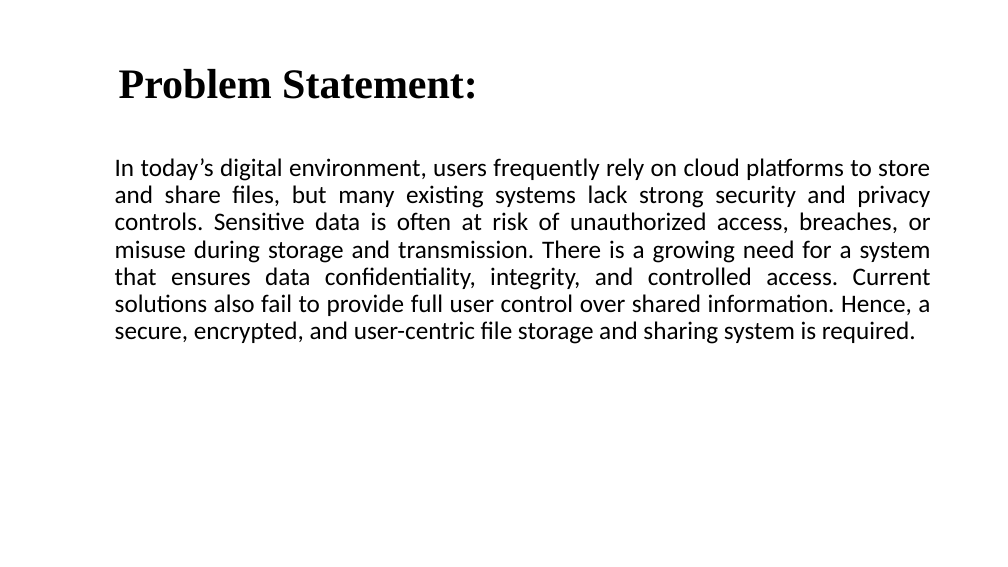
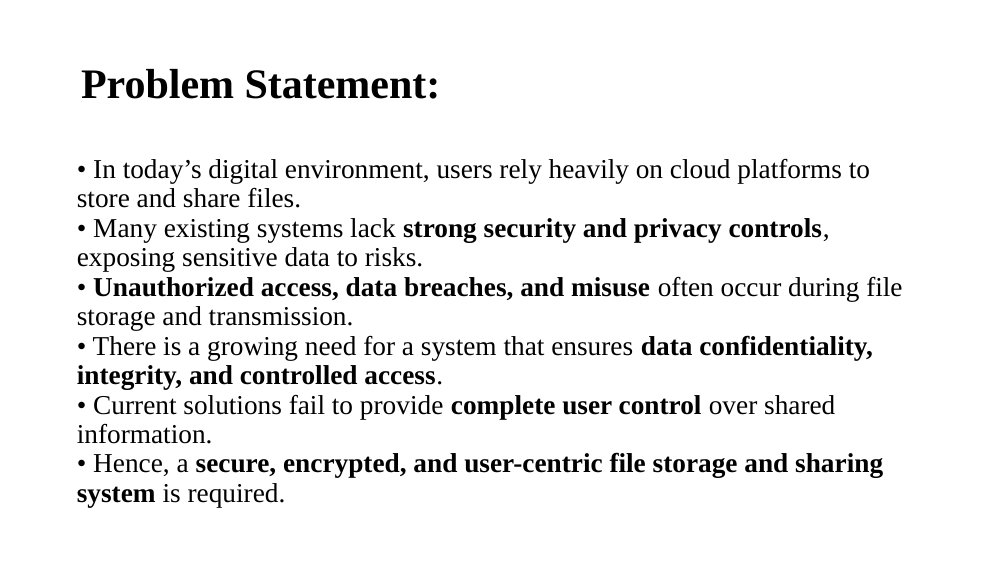
Before and after one commit to nazeer77718/securecloud-sharing-system, a slide deck: slide 15 of secure-cloud.pptx (slide 6 before the commit). Drawn at 1008x567 pixels with LibreOffice and Linux fonts; fonts in the diff are those of the drawing. Boxes give left, top, right and bottom in pixels: in the first picture for what was removed or moved away, otherwise in the second. Text is boxed around its words. In the diff, an @@ line names an element or a change of style, - is before the commit and + after.

```diff
--- a/secure-cloud.pptx
+++ b/secure-cloud.pptx
@@ title "Problem Statement:": place and size @@
-title "Problem Statement:" at <box>119,69,478,99</box>
+title "Problem Statement:" at <box>81,69,441,99</box>
@@ text at <box>77,158,902,507</box>: text changed; size 24 to 26 pt; font Calibri to Times New Roman @@
-  In today’s digital environment, users frequently rely on cloud platforms to store and share files, but many existing systems lack strong security and privacy controls. Sensitive data is often at risk of unauthorized access, breaches, or misuse during storage and transmission. There is a growing need for a system that ensures data confidentiality, integrity, and controlled access. Current solutions also fail to provide full user control over shared information. Hence, a secure, encrypted, and user-centric file storage and sharing system is required.
+• In today’s digital environment, users rely heavily on cloud platforms to store and share files.
+• Many existing systems lack strong security and privacy controls, exposing sensitive data to risks.
+• Unauthorized access, data breaches, and misuse often occur during file storage and transmission.
+• There is a growing need for a system that ensures data confidentiality, integrity, and controlled access.
+• Current solutions fail to provide complete user control over shared information.
+• Hence, a secure, encrypted, and user-centric file storage and sharing system is required.
```
Also in this commit, not shown: 4 other slides changed, 17 slides added, 5 slides removed, 1 other file.
